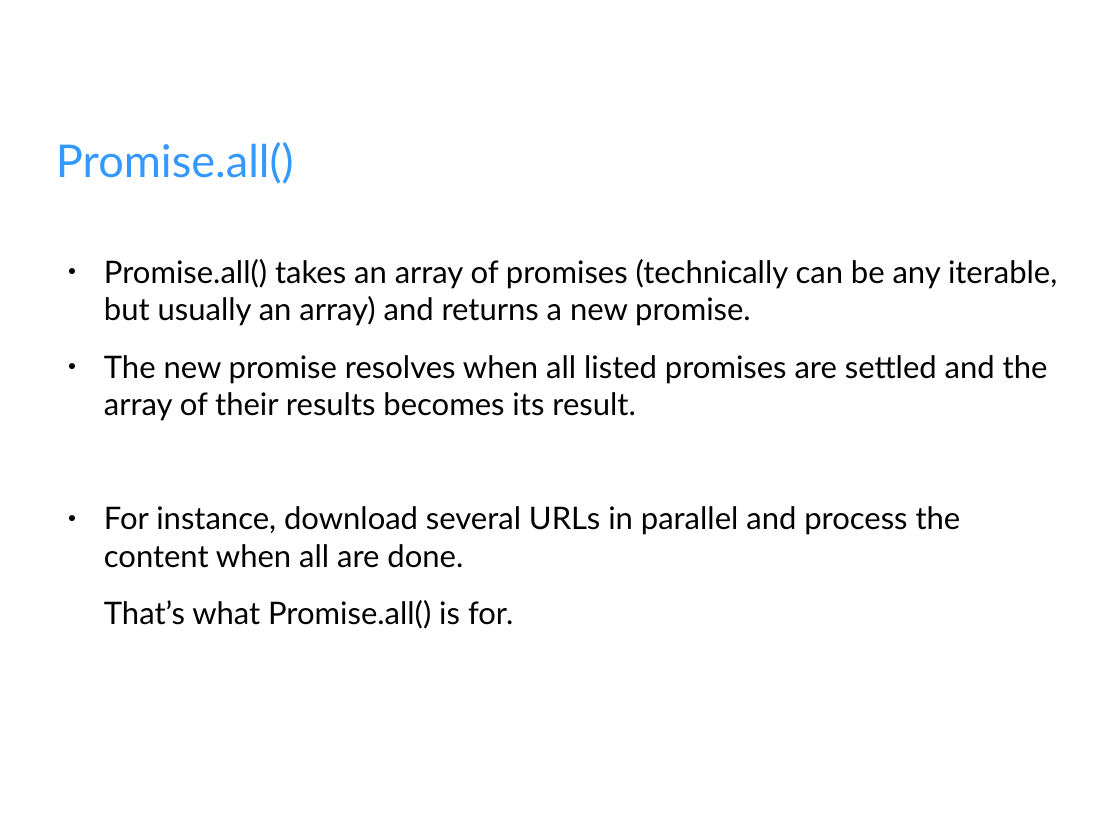
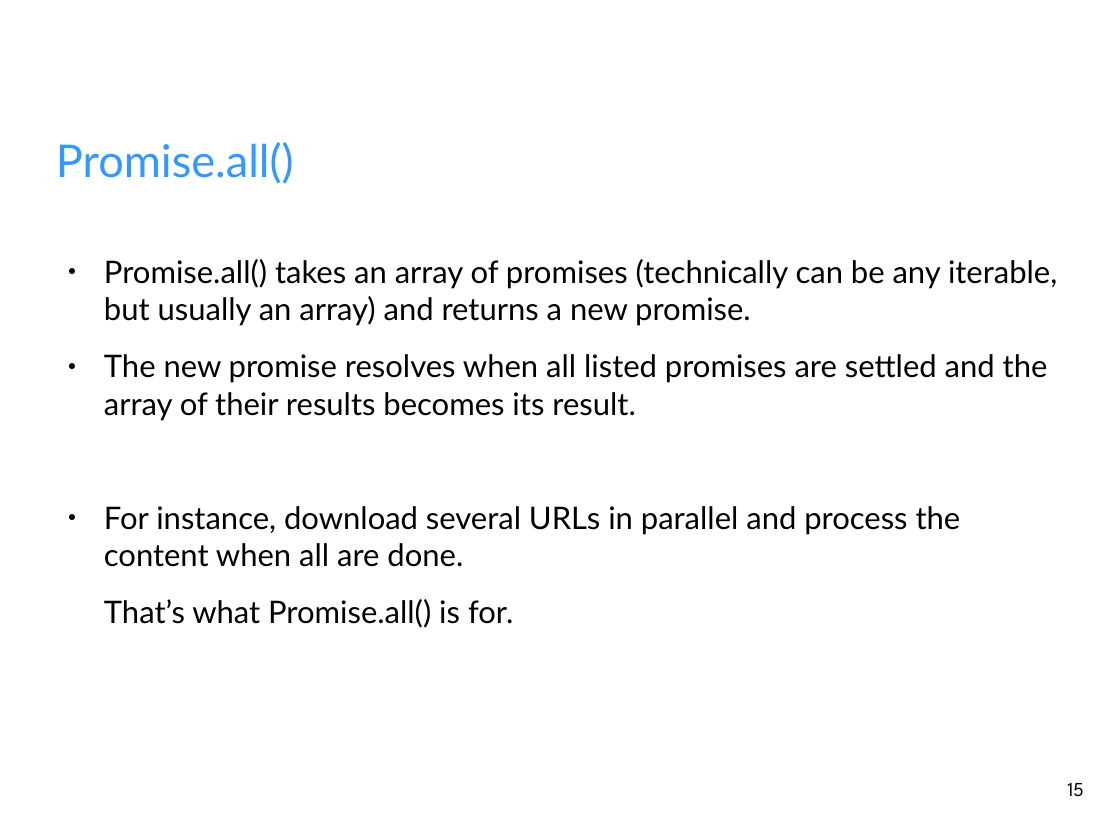
Before and after one commit to fahimahmadi1985/AllMaterial, a slide deck: slide 15 of Browser/Presentations/Fetch.odp. Drawn at 1120x840 pixels with LibreOffice and Linux fonts; fonts in the diff are those of the drawing; background and template pictures are left out. Boxes give left, top, right and bottom in pixels: in the first picture for what was removed or moved away, otherwise in the second. Text is boxed around its words. In the diff, an @@ line names an element or a change of style, - is before the commit and + after.

```diff
--- a/Browser/Presentations/Fetch.odp
+++ b/Browser/Presentations/Fetch.odp
@@ page number added at [1067, 783, 1083, 797], 14 pt, text #000000 @@
+15
```
Also in this commit, not shown: 22 other slides changed, 20 slides added, 1 slide removed, 10 other files.
